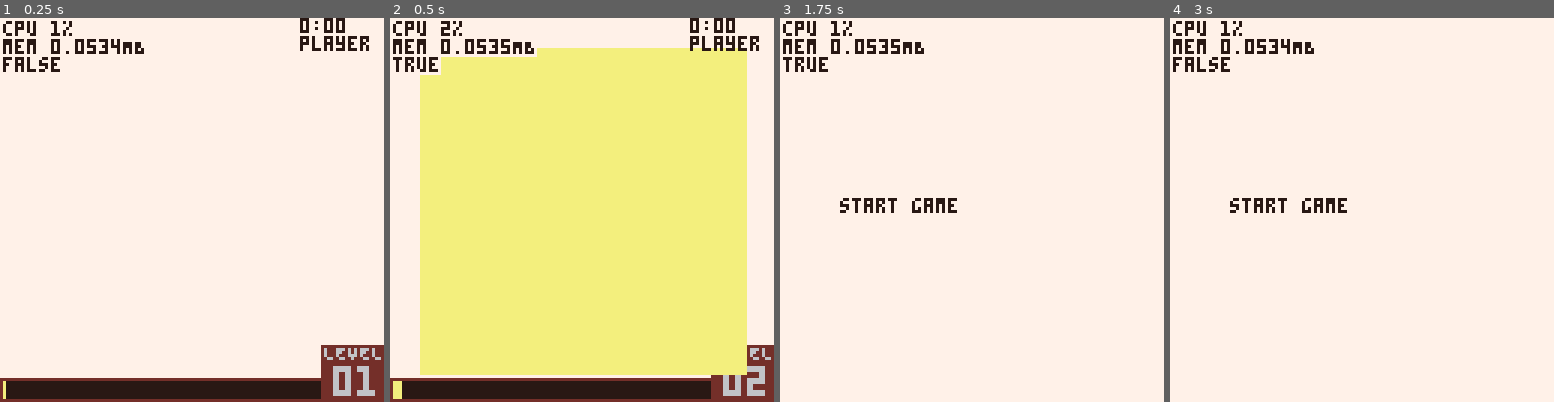
Above: before the commit, frames 1-4 (left to right).
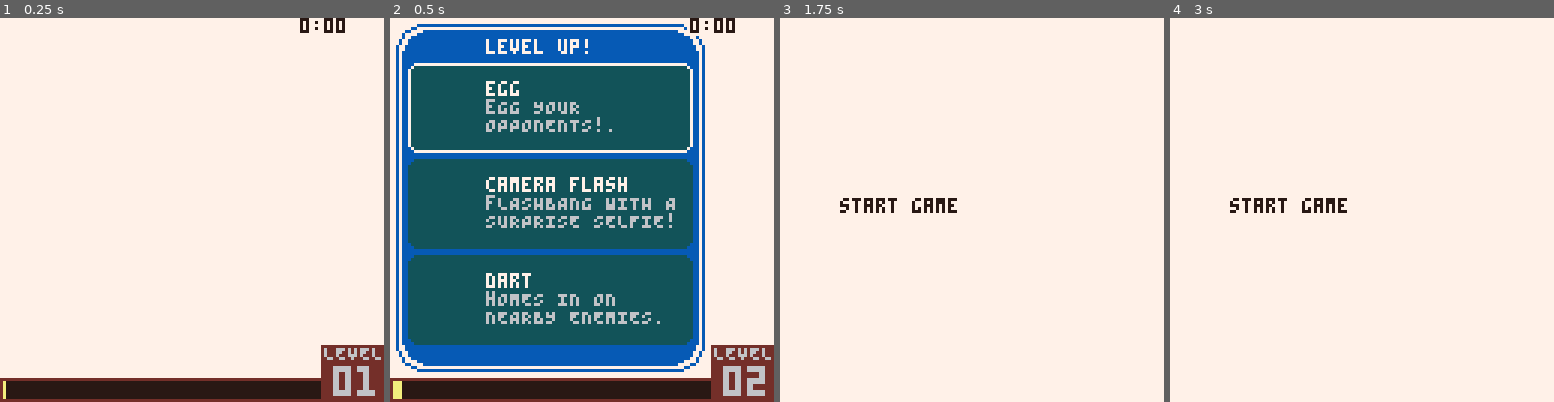
Above: after the commit, the same moments.

Repository: wsasaki01/bath-hack-2026
Game: PICO-8 cartridge fake.p8
Same seed, same stepped clock (60 frames per second), same inputs: the game is played once before the commit and once after it.
Inputs:
- Up to frame 1 (0.25 s): no input
- Up to frame 2 (0.5 s): tap X (X key) at 0.33 s
- Up to frame 3 (1.75 s): tap O (Z key) at 0.7, 1.7 s; tap X (X key) at 1.07 s; hold Right from 1.6 s (still down)
- Up to frame 4 (3 s): tap X (X key) at 1.85, 2.97 s; release Right at 2.1 s; tap O (Z key) at 2.1, 2.5, 2.9 s; hold Up 2.15-2.42 s; hold Right from 2.47 s (still down)

The runs differ from the first frame. In frame 1, 1.6% of the frame differs, in the area x 0-97%, y 0-15%; in frame 2, 81%, in the area x 0-97%, y 0-93%; in frame 3, 1.2%; in frame 4, 1.2%.

Commit message:
Added random item picker and level up menu

Diff:
--- a/draw.lua
+++ b/draw.lua
@@ -36,7 +36,20 @@
 		rectfill(1,121,1+105*plyr.xp/100,126,12)	-- Collected XP
 
 		if selecting_item then
-			rectfill(10,10,118,118)
+			rrect(2,2,103,116,8,3)		-- Menu outline
+			rrectfill(4,4,99,112,8,3)	-- Menu background
+			print("level up!",37+flr(sin(global_cnt/100)*5),7,0)
+			local y=15
+			local j=0
+			for i in all(random_items) do
+				j+=1
+				rrectfill(6,y,95,30,2,15)
+				if (j==menu_idx) rrect(6,y,95,30,2,0)
+				sspr(i.sprx,i.spry,8,8,12,y+6,16,16)
+				print(i.name,32,y+6,0)
+				print(i.desc,32,y+12,1)
+				y+=32
+			end
 		-- End screen
 		elseif end_screen then
 			rectfill(40,40,100,100,5)
@@ -50,7 +63,6 @@
 		local mins = flr(time / 60)
 		local nice_secs = time % 60
 		print("\#0"..mins..":"..(nice_secs<10 and "0" or "")..secs, 100,0,7)
-		print("player health: "..plyr.h)
 
 
 	end
@@ -62,10 +74,10 @@
 	end
 
 	-- DEBUG: CPU and Mem usage
+	--[[
 	debugs = {
 		"cpu "..tostr(flr(stat(1)*100)).."%",
 		"mem "..tostr(stat(0)/1024).."MB",
-		tostr(pause)
 	}
 
 	local i=0
@@ -73,6 +85,7 @@
 		print("\#0"..d,1,1+i*6,7)
 		i+=1
 	end
+	]]
 end
 
 -- Control code prefix for selected menu item
--- a/init.lua
+++ b/init.lua
@@ -79,7 +79,26 @@
 
 	-- Selecting an item on level up
 	selecting_item = false
+	random_items = {}
 
 	-- Pause while selecting item
 	pause = false
 end
+
+item_data = {
+	{
+		name="dart",
+		desc="hOMES IN ON\nNEARBY ENEMIES.",
+		sprx=0, spry=32,
+	},
+	{
+		name="egg",
+		desc="eGG YOUR\nOPPONENTS!.",
+		sprx=8, spry=32,
+	},
+	{
+		name="camera flash",
+		desc="fLASHBANG WITH A\nSURPRISE SELFIE!",
+		sprx=16, spry=32,
+	},
+}
--- a/player.lua
+++ b/player.lua
@@ -15,6 +15,16 @@
 			global.control_menu = true
 			global.menu_idx_min = 1
 			global.menu_idx_max = 3
+			global.random_items = {}
+			local picks={}
+			for i=1,#item_data do
+				add(picks, i)
+			end
+			for i=1,3 do
+				local idx = flr(rnd(#picks))+1
+				add(global.random_items, item_data[picks[idx]])
+				del(picks, picks[idx])
+			end
 		end
 	end,
 	move = function(_ENV)
